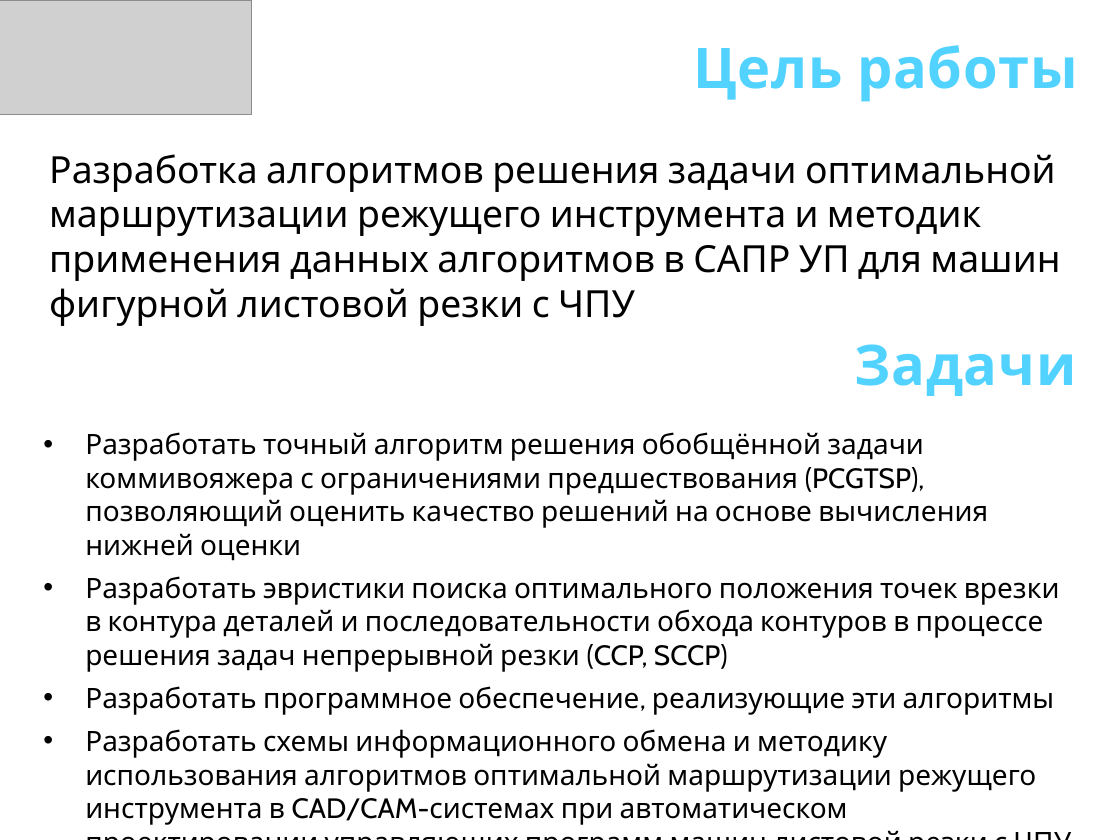
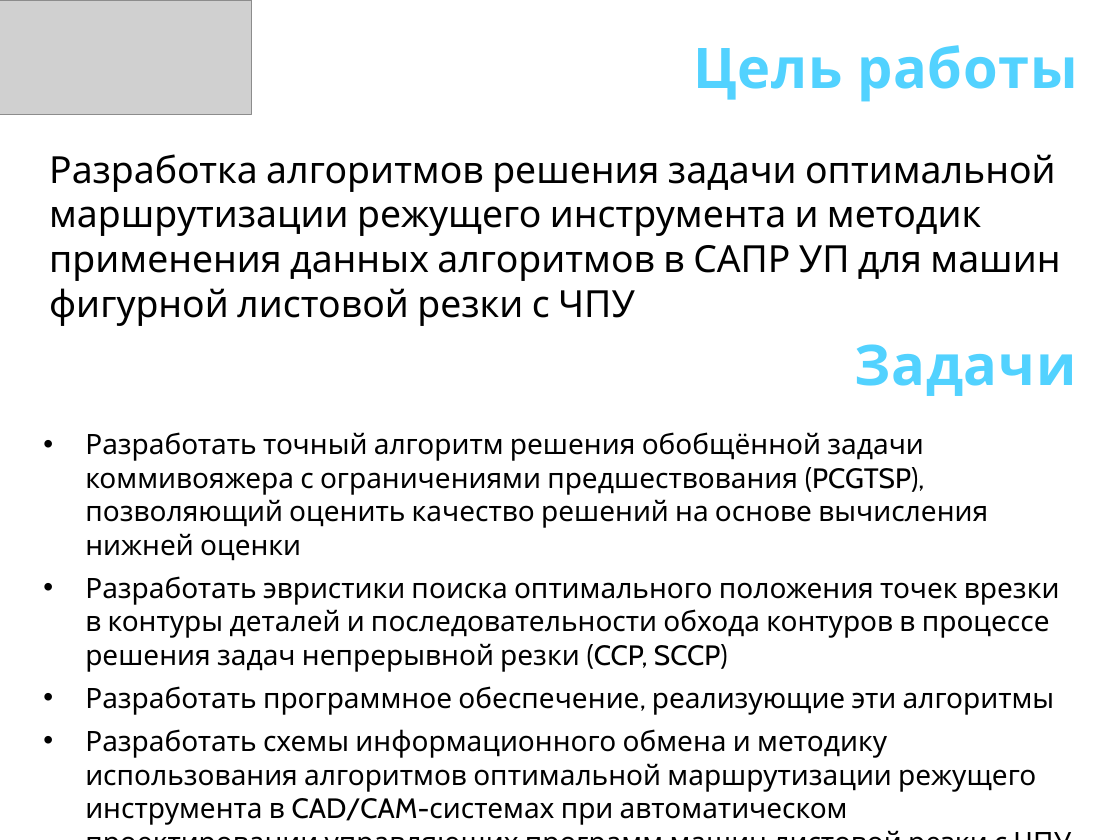
Before and after one commit to ukoloff/these, a slide deck: slide 3 of docx/К заседанию/30 Доклад.pptx. Drawn at 1120x840 pixels with LibreOffice and Linux fonts; fonts in the diff are those of the drawing; grey boxes stand for pictures. Boxes give left, top, right and bottom in pixels: in the first picture for what was removed or moved away, otherwise in the second. Text is boxed around its words. In the diff, an @@ line names an element or a change of style, - is before the commit and + after.

```diff
--- a/docx/К заседанию/30 Доклад.pptx
+++ b/docx/К заседанию/30 Доклад.pptx
@@ text at [85,576,1060,672]: text changed @@
-• Разработать эвристики поиска оптимального положения точек врезки в контура деталей и последовательности обхода контуров в процессе решения задач непрерывной резки (CCP, SCCP)
+• Разработать эвристики поиска оптимального положения точек врезки в контуры деталей и последовательности обхода контуров в процессе решения задач непрерывной резки (CCP, SCCP)
```
Also in this commit, not shown: 1 other slide changed, 1 other file.
